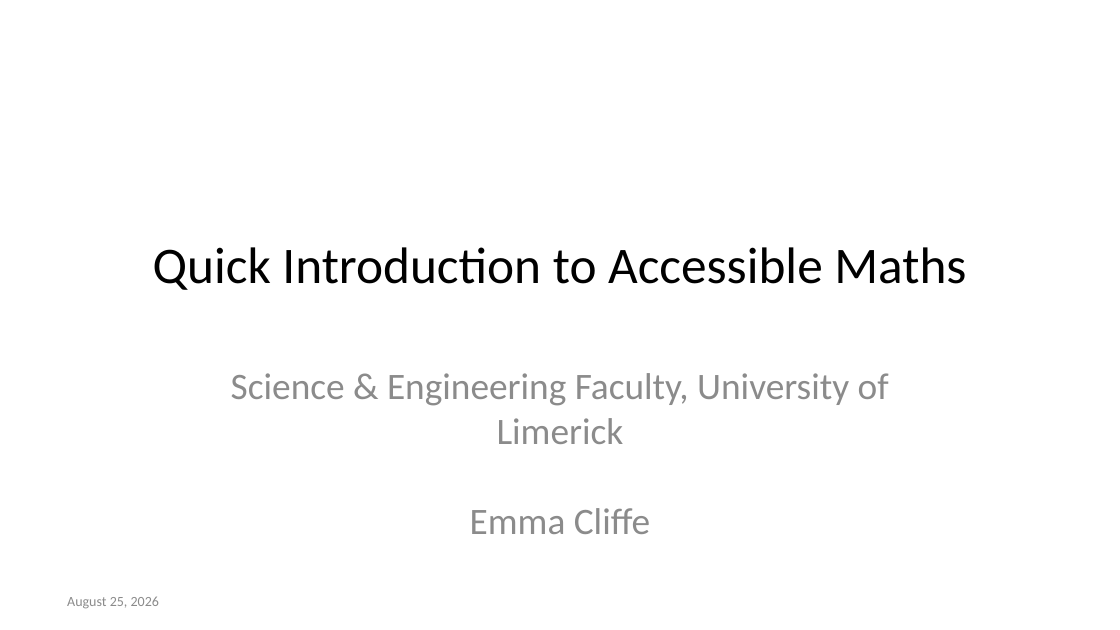
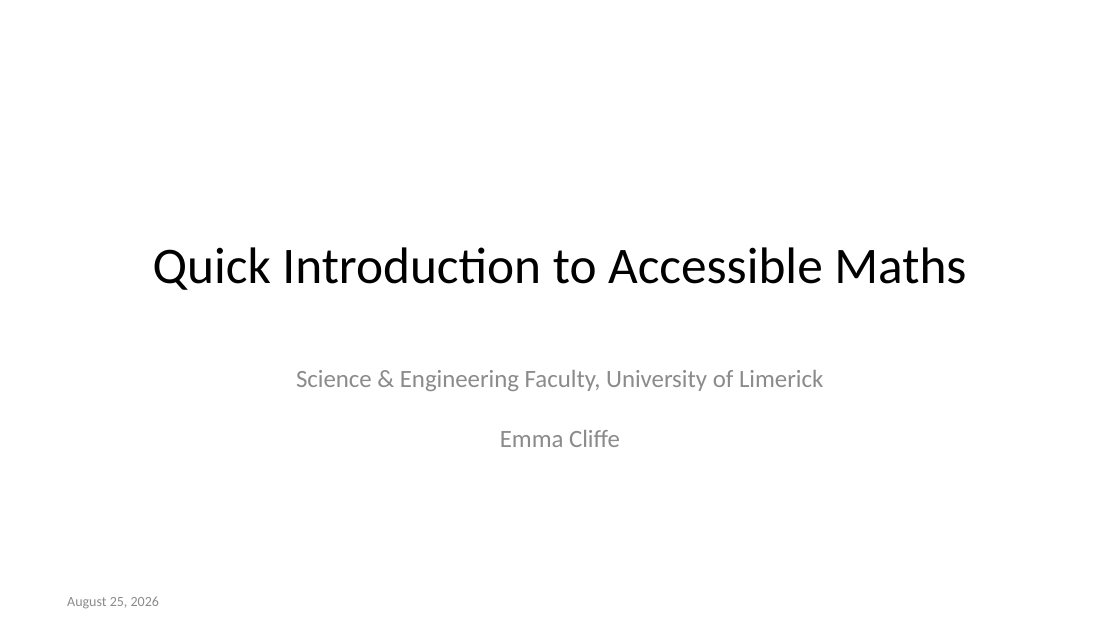
Before and after one commit to STEM-Enable/Quick-introduction-to-accessible-maths-2026, a slide deck: slide 1 of QuickIntroAccessibleMaths.pptx. Drawn at 1120x630 pixels with LibreOffice and Linux fonts; fonts in the diff are those of the drawing. Boxes give left, top, right and bottom in pixels: in the first picture for what was removed or moved away, otherwise in the second. Text is boxed around its words. In the diff, an @@ line names an element or a change of style, - is before the commit and + after.

```diff
--- a/QuickIntroAccessibleMaths.pptx
+++ b/QuickIntroAccessibleMaths.pptx
@@ subtitle "Science & Engineering Faculty, University ..." at bbox=[296, 370, 823, 447]: size 24 to 16 pt; less space between paragraphs @@
```
Also in this commit, not shown: 11 other slides changed, 5 other files.
